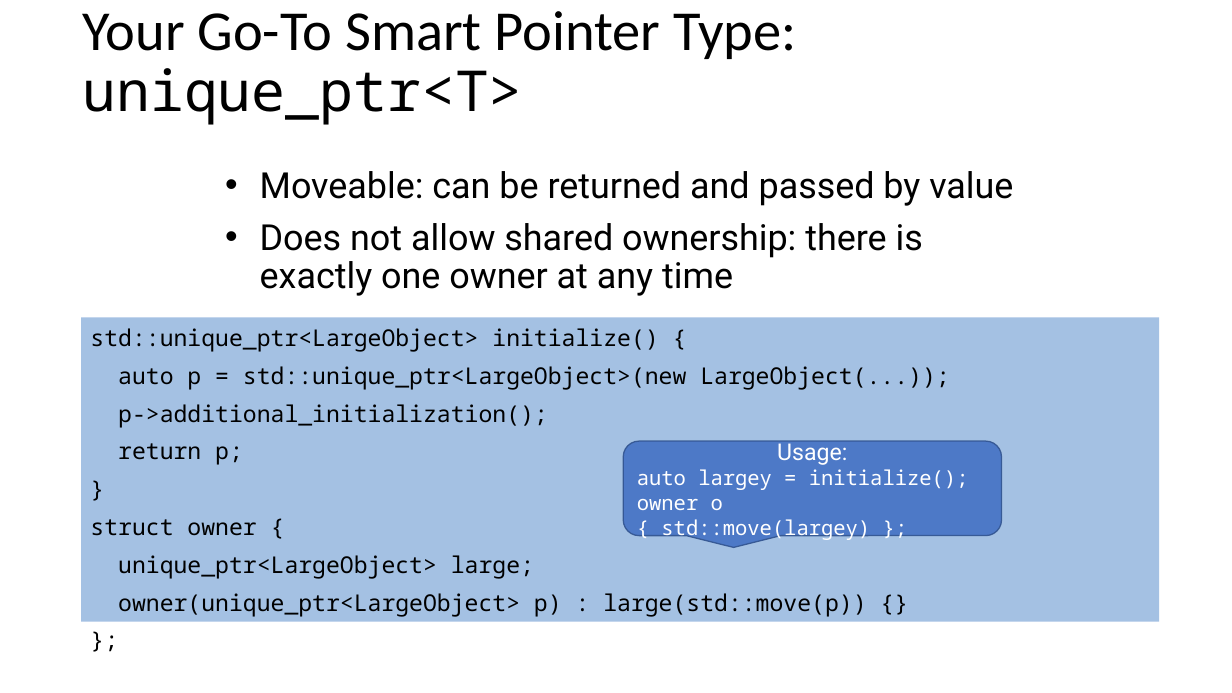
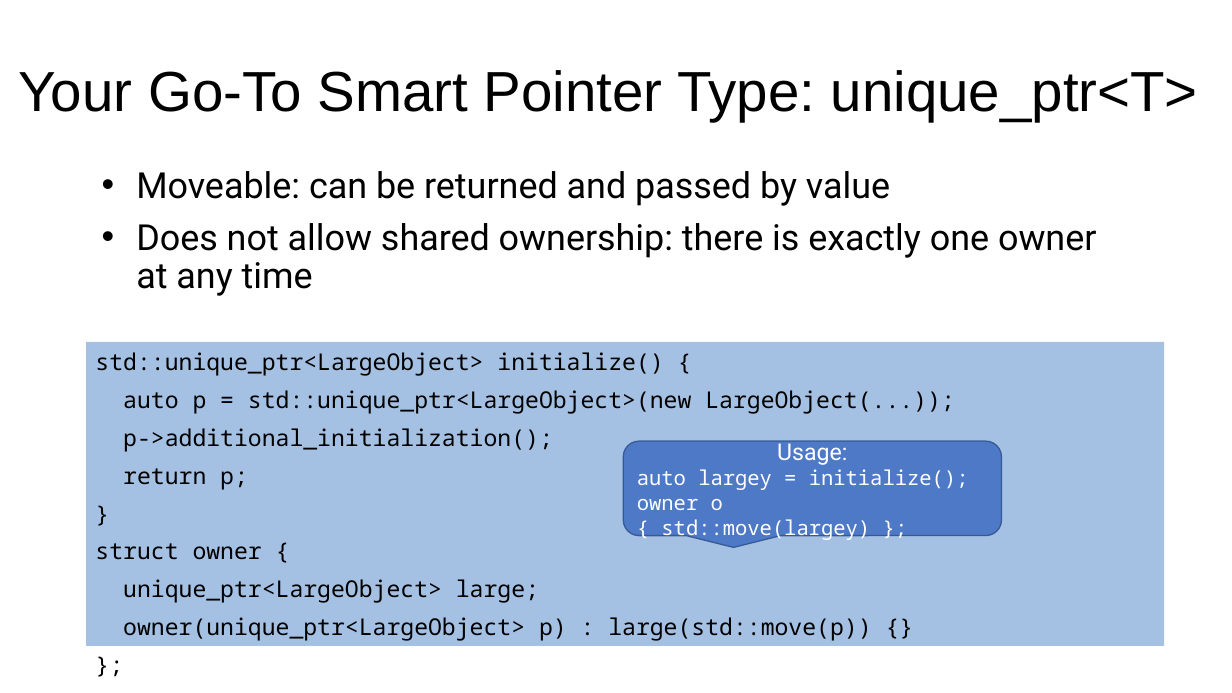
Before and after one commit to cpp-at-ariel/cpp-5781, a slide deck: slide 6 of 12-smart-pointers/slides-eran.odp. Drawn at 1232x693 pixels with LibreOffice and Linux fonts; fonts in the diff are those of the drawing. Boxes give left, top, right and bottom in pixels: in the first picture for what was removed or moved away, otherwise in the second. Text is boxed around its words. In the diff, an @@ line names an element or a change of style, - is before the commit and + after.

```diff
--- a/12-smart-pointers/slides-eran.odp
+++ b/12-smart-pointers/slides-eran.odp
@@ title "Your Go-To Smart Pointer Type: ..." moved from (x1=82, y1=11, x2=796, y2=125) to (x1=18, y1=70, x2=1198, y2=121) @@
@@ title "Your Go-To Smart Pointer Type: ..." at (x1=18, y1=70, x2=1198, y2=121): font Calibri to Arial in "Your Go-To Smart Pointer Type:"; font Noto Sans Mono to Arial in "unique_ptr<T>" @@
@@ text "Moveable: can be returned and ..." rewrapped from (x1=260, y1=171, x2=1013, y2=296) to (x1=136, y1=171, x2=1096, y2=296) @@
@@ text "std::unique_ptr<LargeObject> initialize() {" moved from (x1=81, y1=318, x2=1160, y2=622) to (x1=86, y1=342, x2=1165, y2=646) @@
```
Also in this commit, not shown: 2 other slides changed, 5 other files.
